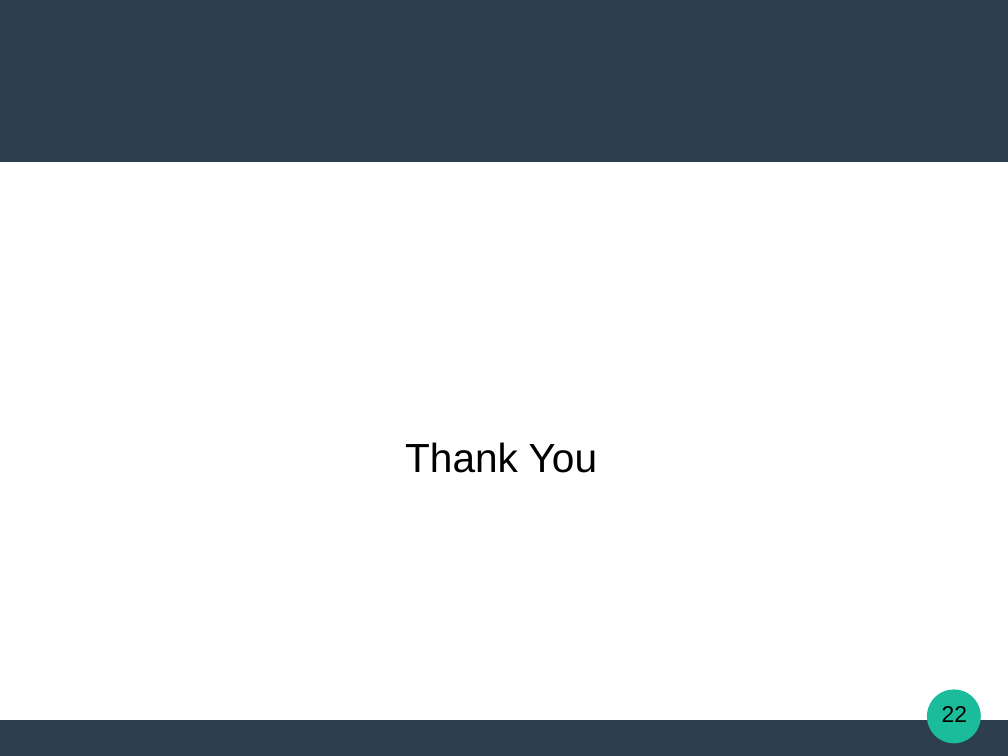
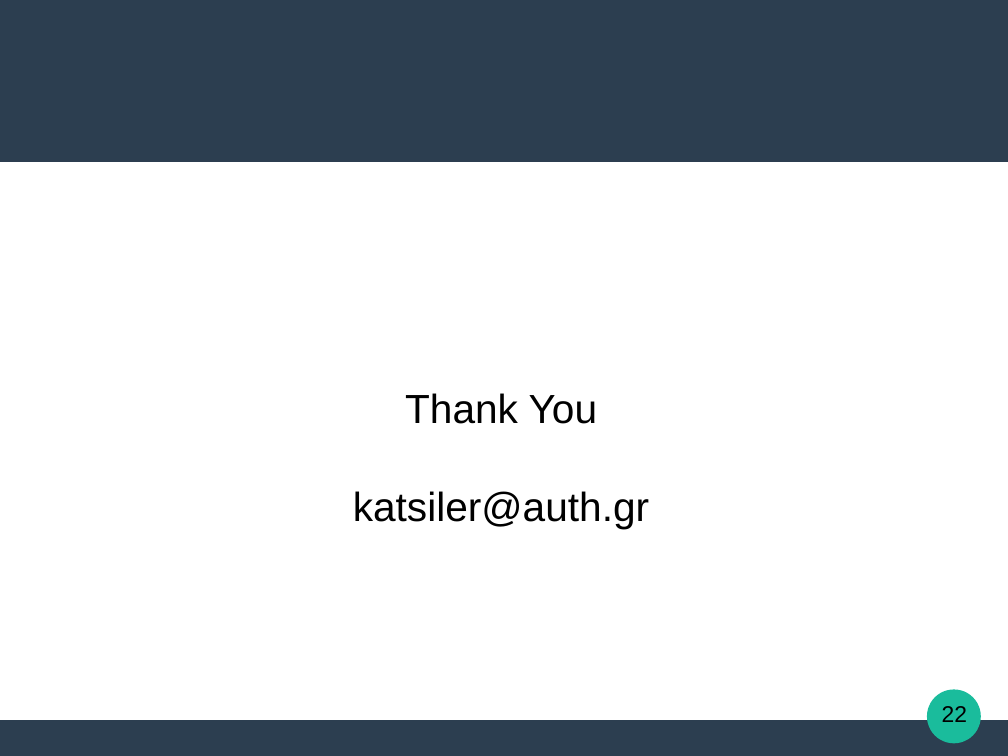
Before and after one commit to Katsileros/Dimensionality_Reduction, a slide deck: slide 22 of Diploma-Thesis-LaTeX/presentation/Locally_Linear_Embeddings_in_Pattern_Recognition.odp. Drawn at 1008x756 pixels with LibreOffice and Linux fonts; fonts in the diff are those of the drawing. Boxes give left, top, right and bottom in pixels: in the first picture for what was removed or moved away, otherwise in the second. Text is boxed around its words. In the diff, an @@ line names an element or a change of style, - is before the commit and + after.

```diff
--- a/Diploma-Thesis-LaTeX/presentation/Locally_Linear_Embeddings_in_Pattern_Recognition.odp
+++ b/Diploma-Thesis-LaTeX/presentation/Locally_Linear_Embeddings_in_Pattern_Recognition.odp
@@ text at [353,491,649,528]: paragraph added @@
+katsiler@auth.gr
```
Also in this commit, not shown: 8 other slides changed, 1 other file.
